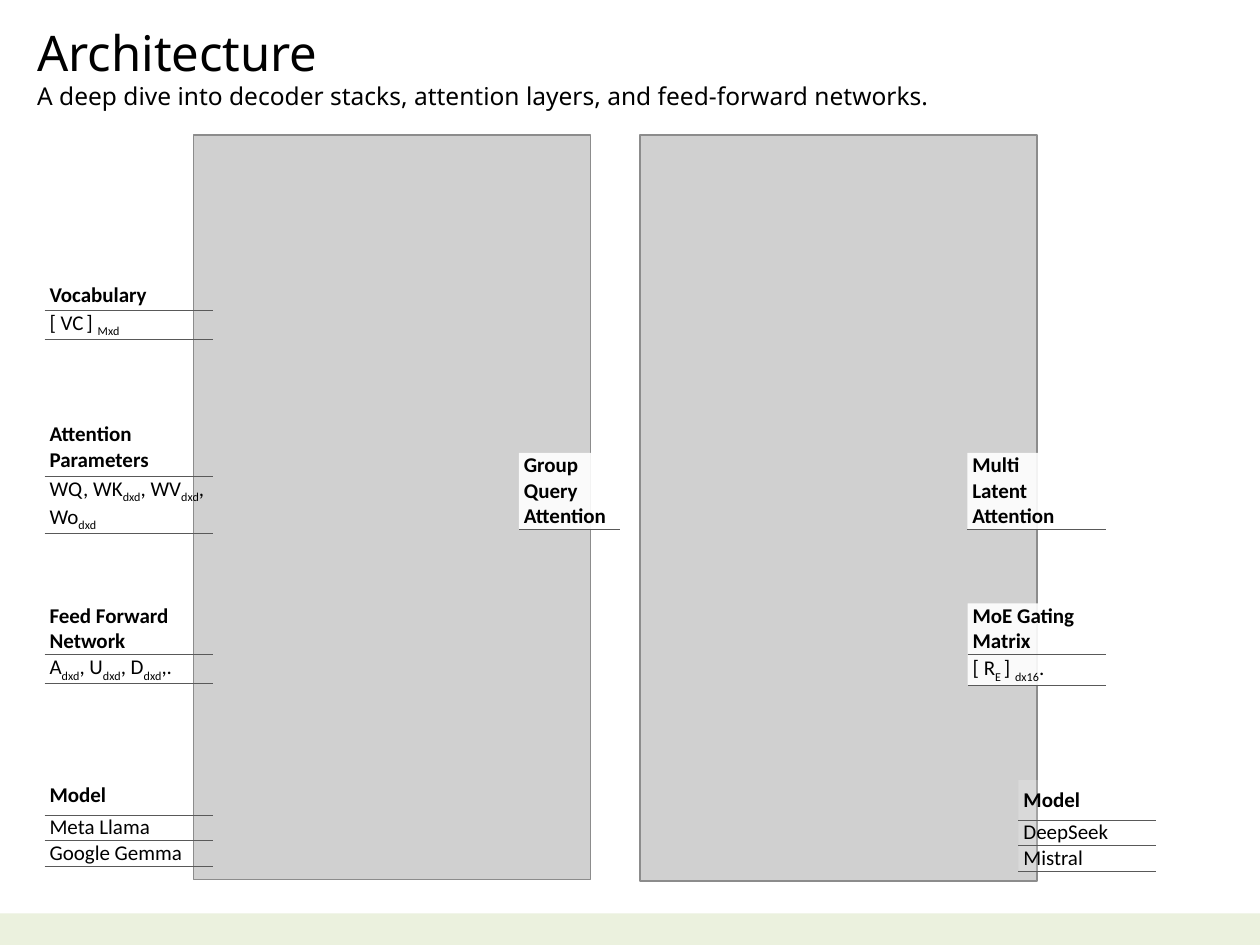
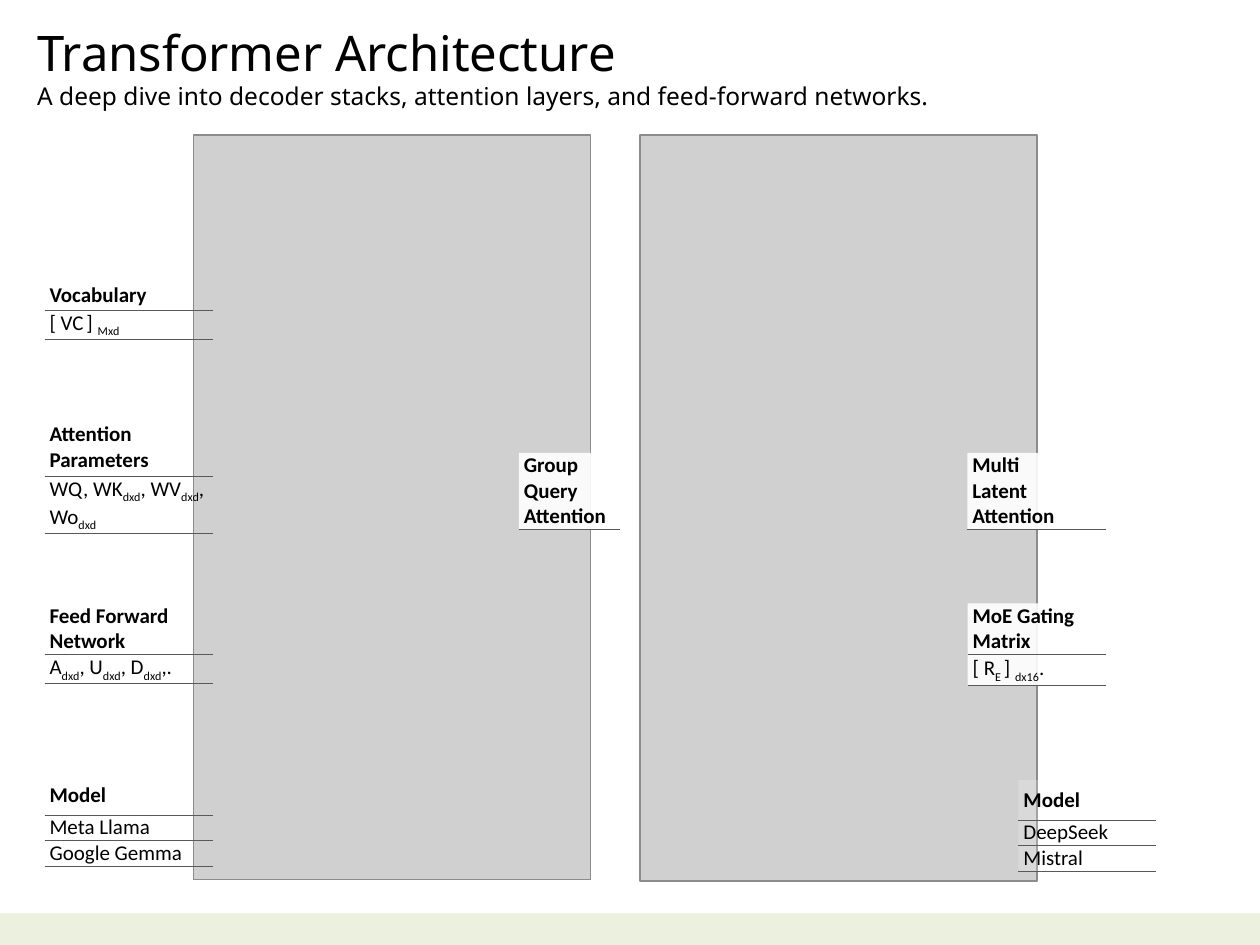
Before and after one commit to navibator/crazy-ai, a slide deck: slide 7 of ai.pptx. Drawn at 1260x945 pixels with LibreOffice and Linux fonts; fonts in the diff are those of the drawing; grey boxes stand for pictures. Boxes give left, top, right and bottom in pixels: in the first picture for what was removed or moved away, otherwise in the second. Text is boxed around its words. In the diff, an @@ line names an element or a change of style, - is before the commit and + after.

```diff
--- a/ai.pptx
+++ b/ai.pptx
@@ text at <box>37,33,615,72</box>: text changed @@
-Architecture
+Transformer Architecture
```
Also in this commit, not shown: 4 other slides changed, 1 other file.
